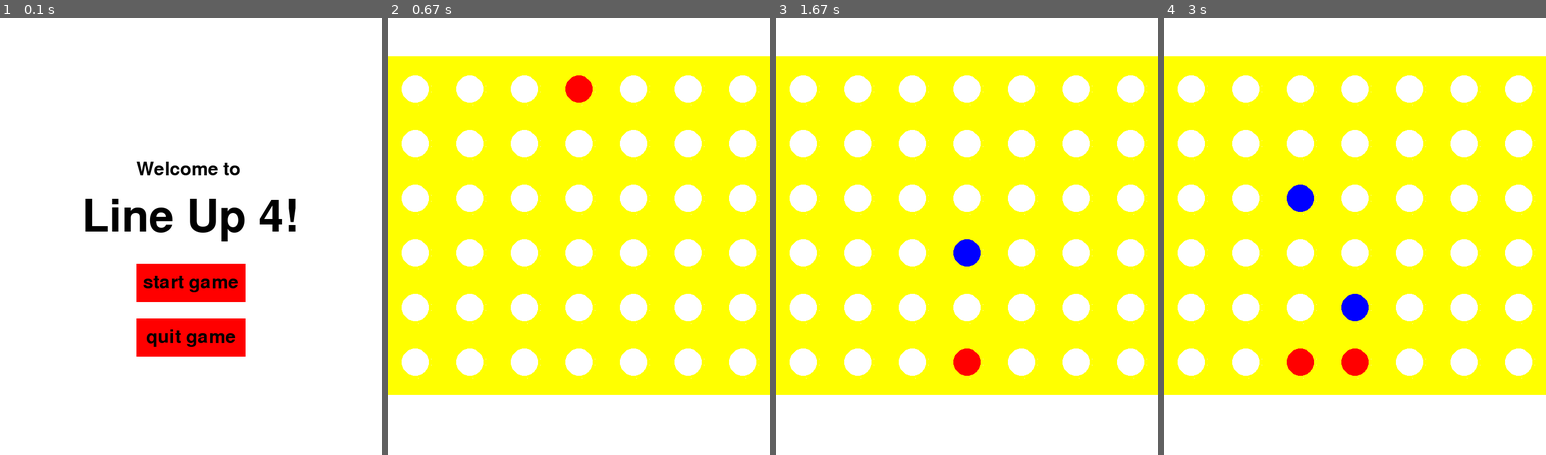
Above: before the commit, frames 1-4 (left to right).
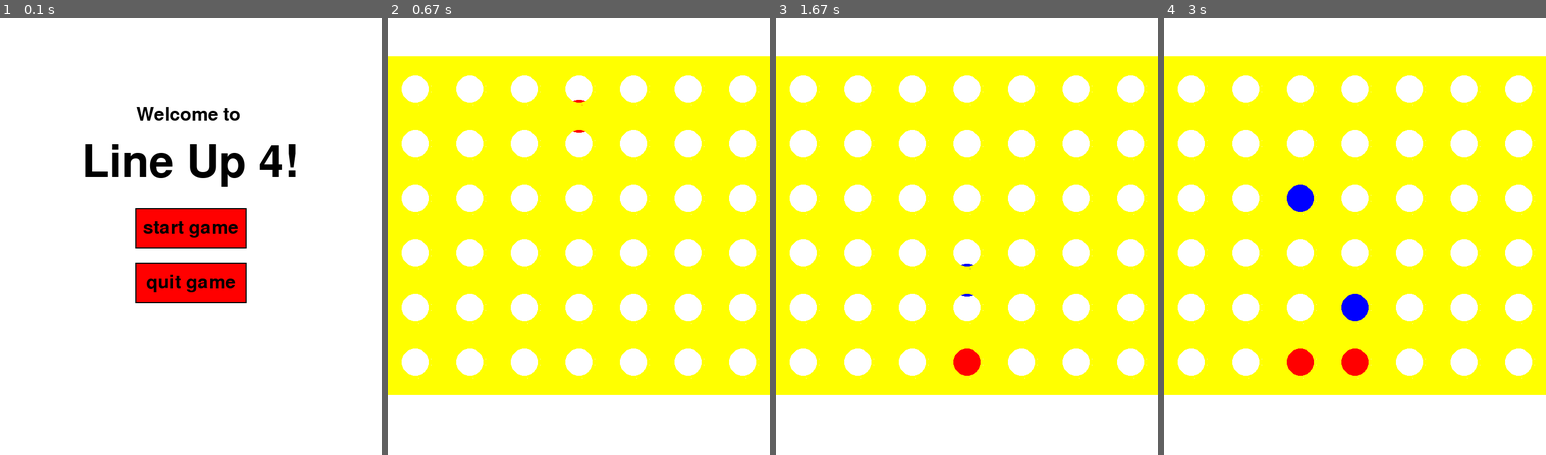
Above: after the commit, the same moments.

Repository: daniil-oliynyk/CSC290-Project
Game: pygame game, started from src/Main.py
Two runs of this game, one before a commit and one after it. Both use one fixed random seed, a clock stepped at 60 frames per second and the inputs below.
Inputs (mouse positions are in pixels of both pictures, inside the frame that each line leads up to):
- Up to frame 1 (0.1 s): no input
- Up to frame 2 (0.67 s): press the mouse at (579, 227) at 0.37 s; move the mouse to (582, 297) at 0.47 s; release the mouse at (590, 367) at 0.6 s
- Up to frame 3 (1.67 s): press the mouse at (967, 227) at 1.2 s; move the mouse to (894, 162) at 1.3 s; release the mouse at (821, 96) at 1.43 s
- Up to frame 4 (3 s): click (1293, 92) at 1.9 s; press the mouse at (1293, 92) at 2.7 s; move the mouse to (1393, 210) at 2.8 s; release the mouse at (1496, 323) at 2.93 s

The runs differ from the first frame. In frame 1, 8.7% of the frame differs, in the area x 22-78%, y 20-78%; in frame 2, 0.3%; in frame 3, 0.3%; in frame 4, nothing differs.

Commit message:
button class completed

Diff:
--- a/src/Button.py
+++ b/src/Button.py
@@ -14,7 +14,7 @@
 
 
 
-    def draw_button(self, win, textsize=0, outline=None):
+    def draw_button(self, win, outline=None):
 
         if outline: #if you want an outline on the button (outline = True)
             pygame.draw.rect(win, outline, (self.x - 2, self.y - 2, self.width + 4, self.height + 4), 0)
@@ -27,8 +27,10 @@
             win.blit(text, (self.x + (self.width/2 - text.get_width()/2), self.y + (self.height/2 - text.get_height()/2)))
 
     def is_over(self, pos):
-        #Pos is the mouse position / tuple of (x, y) coordinates
-
+        """
+        pos is the mouse position / tuple of (x, y) coordinates.
+        Returns true iff pos is within the range of the button.
+        """
         if pos[0] > self.x and pos[0] < (self.x + self.width):
             if pos[1] > self.y and pos[1] < (self.y + self.height):
                 return True
--- a/src/View.py
+++ b/src/View.py
@@ -5,13 +5,12 @@
 class View:
 
 
-
-
     def __init__(self, win, pygame) -> None:
         self.pygame = pygame
         self.win = win
-        #make the buttons for start, game & end
-        self.start_buttons = [Button((255,0,0), 250, 450, 200, 70, 50, "start game"), Button((255,0,0), 250, 550, 200, 70, 50, "quit game")]
+
+        #make the buttons for start
+        self.start_buttons = [Button((255,0,0), 250, 350, 200, 70, 50, "start game"), Button((255,0,0), 250, 450, 200, 70, 50, "quit game")]
 
 
     def display(self, game_board,game_over, colour) -> None:
@@ -120,14 +119,24 @@
 
         while start:
 
-            if self.pygame.mouse.get_pressed()[0]: #checks if mouse was pressed
-                clicked = self.pygame.mouse.get_pos()
-                if self.start_buttons[0].is_over(clicked):
-                    start = False
-                    pygame.time.delay(50)
-                if self.start_buttons[1].is_over(clicked):
-                    pygame.quit()
-                    quit()
+            for event in pygame.event.get():
+                if event.type == pygame.MOUSEMOTION or event.type == pygame.MOUSEBUTTONDOWN:
+                    clicked = self.pygame.mouse.get_pos()
+                    if self.start_buttons[0].is_over(clicked): #check the start game button
+                        self.start_buttons[0].color = (0,0,255)
+                        if self.pygame.mouse.get_pressed()[0]: #check for click
+                            start = False
+                            pygame.time.delay(100)
+                    else:
+                        self.start_buttons[0].color = (255,0,0)
+
+                    if self.start_buttons[1].is_over(clicked): #check the quit game button
+                        self.start_buttons[1].color = (0,0,255)
+                        if self.pygame.mouse.get_pressed()[0]: #check for click
+                            pygame.quit()
+                            quit()
+                    else:
+                        self.start_buttons[1].color = (255,0,0)
 
             self.win.fill((255,255,255))
             # font sizes
@@ -136,12 +145,12 @@
 
             # messages printed on start screen
             welcome = sm_font.render("Welcome to", True, (0,0,0))
-            self.win.blit(welcome, (500/2,520/2))
+            self.win.blit(welcome, (250,160))
 
             title = big_font.render("Line Up 4!", True, (0,0,0))
-            self.win.blit(title, (300/2,650/2))
+            self.win.blit(title, (150,225))
 
             for button in self.start_buttons:
-                button.draw_button(self.win)
+                button.draw_button(self.win, True)
 
             self.pygame.display.update()
